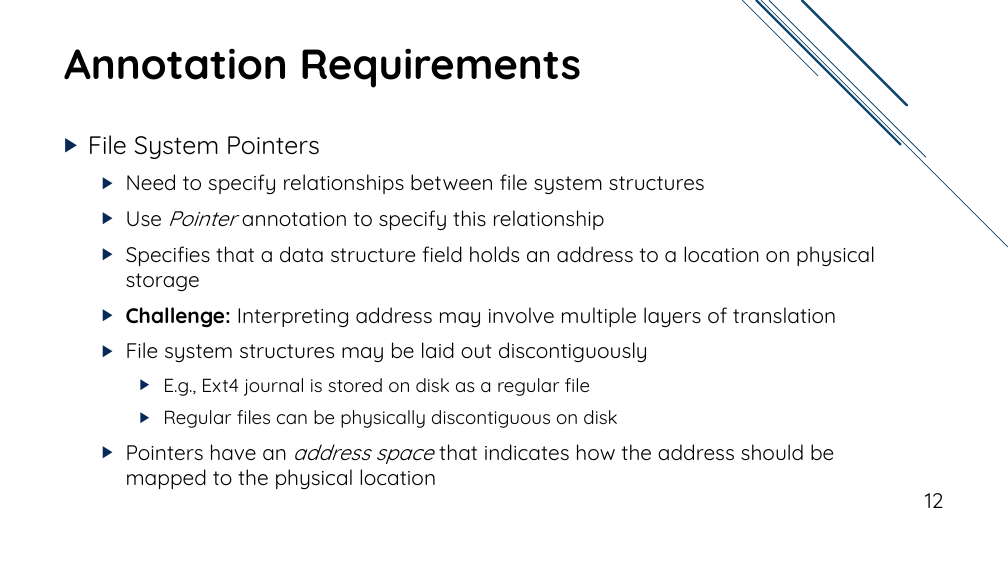
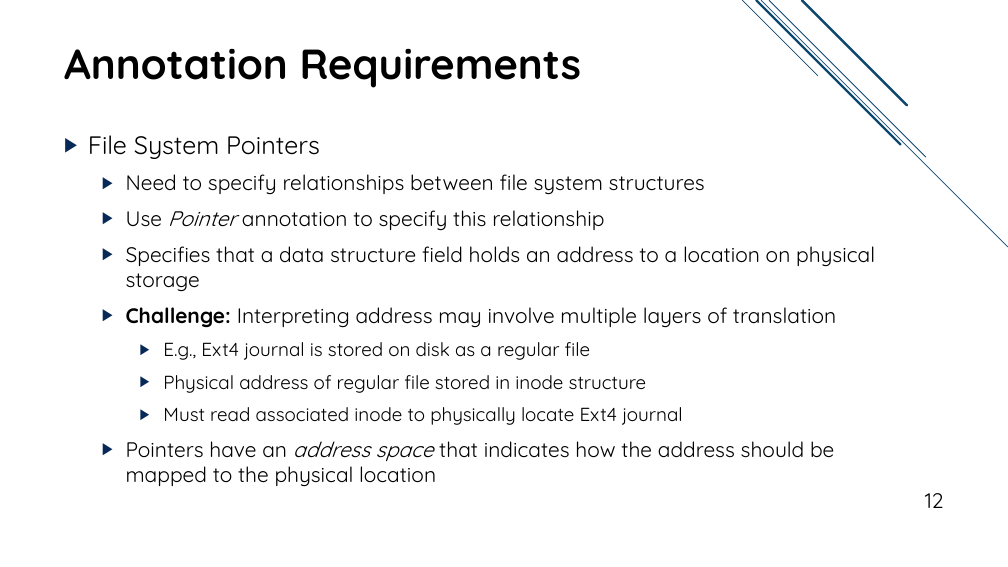
Before and after one commit to jacksun007/spiffy-paper, a slide deck: slide 12 of talk/spiffy_talk.pptx. Drawn at 1008x567 pixels with LibreOffice and Linux fonts; fonts in the diff are those of the drawing. Boxes give left, top, right and bottom in pixels: in the first picture for what was removed or moved away, otherwise in the second. Text is boxed around its words. In the diff, an @@ line names an element or a change of style, - is before the commit and + after.

```diff
--- a/talk/spiffy_talk.pptx
+++ b/talk/spiffy_talk.pptx
@@ text at (126,342,648,363): paragraph removed @@
-  ▶ File system structures may be laid out discontiguously
@@ text at (163,375,682,425): text changed @@
-    ▶ Regular files can be physically discontiguous on disk
+    ▶ Physical address of regular file stored in inode structure
+    ▶ Must read associated inode to physically locate Ext4 journal
```
Also in this commit, not shown: 12 other slides changed.
